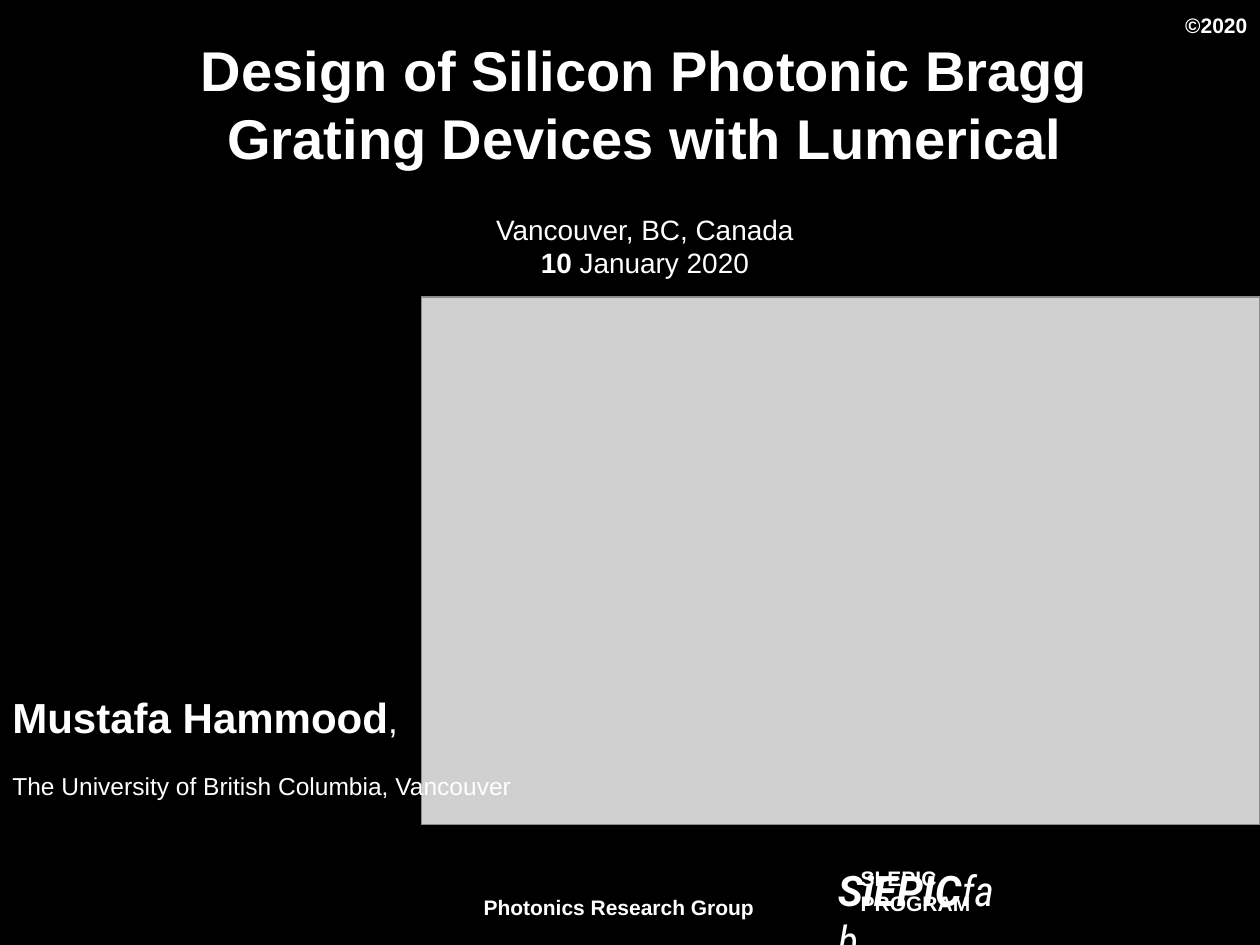
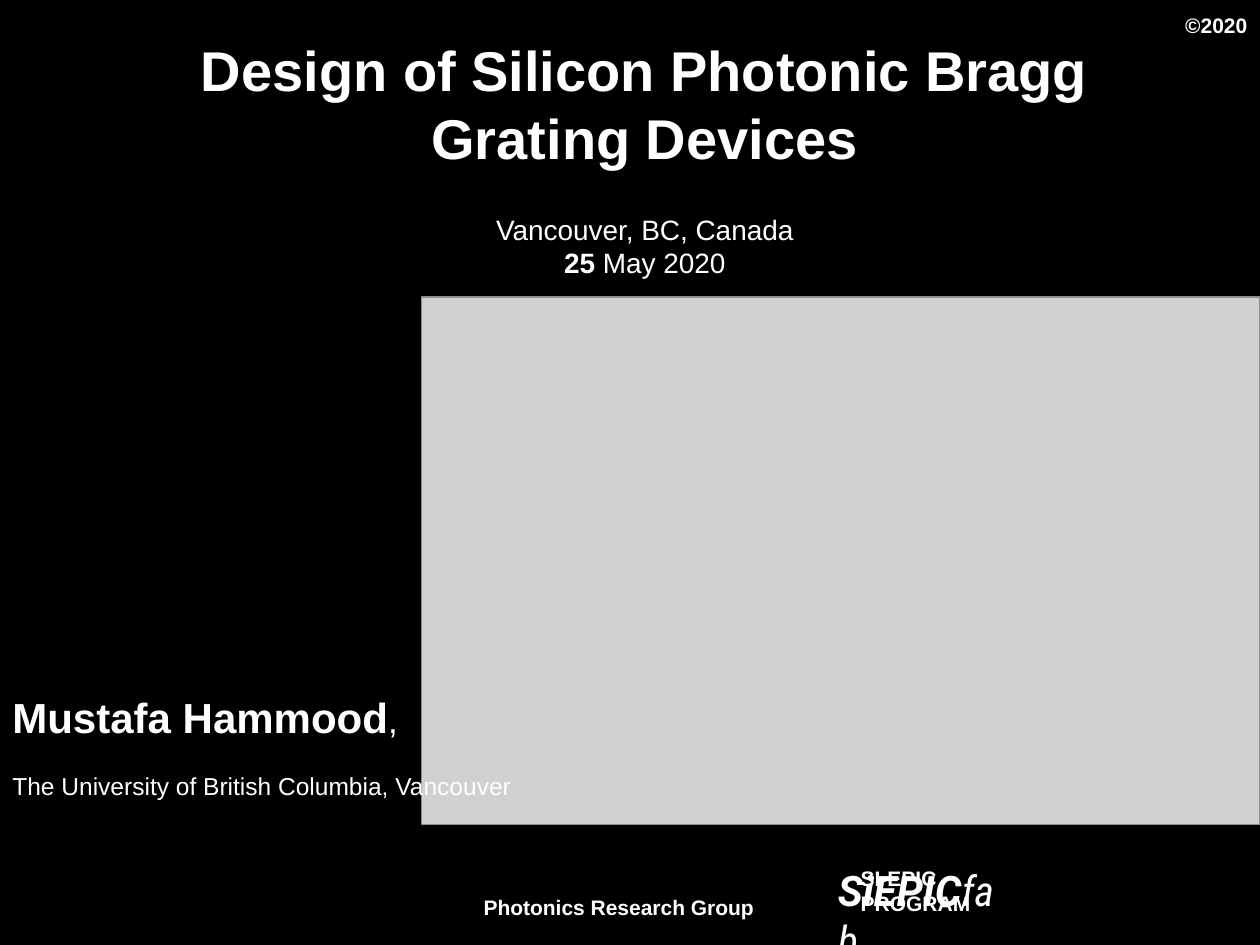
Before and after one commit to mustafacc/SiEPIC_Photonics_Package, a slide deck: slide 1 of SiEPIC_Photonics_Package/solvers_simulators/tutorials/Bragg_tutorial/Workshop.pptx. Drawn at 1260x945 pixels with LibreOffice and Linux fonts; fonts in the diff are those of the drawing; grey boxes stand for pictures; background and template pictures are left out. Boxes give left, top, right and bottom in pixels: in the first picture for what was removed or moved away, otherwise in the second. Text is boxed around its words. In the diff, an @@ line names an element or a change of style, - is before the commit and + after.

Commit message:
bragg tutorial updates
slides and fixes

```diff
--- a/SiEPIC_Photonics_Package/solvers_simulators/tutorials/Bragg_tutorial/Workshop.pptx
+++ b/SiEPIC_Photonics_Package/solvers_simulators/tutorials/Bragg_tutorial/Workshop.pptx
@@ title at bbox=[201, 50, 1087, 279]: text changed @@
-Design of Silicon Photonic Bragg Grating Devices with Lumerical
-Vancouver, BC, Canada
-10 January 2020
+Design of Silicon Photonic Bragg Grating Devices
+Vancouver, BC, Canada
+25 May 2020
```
Also in this commit, not shown: 6 other slides changed, 10 slides added, 4 other files.
